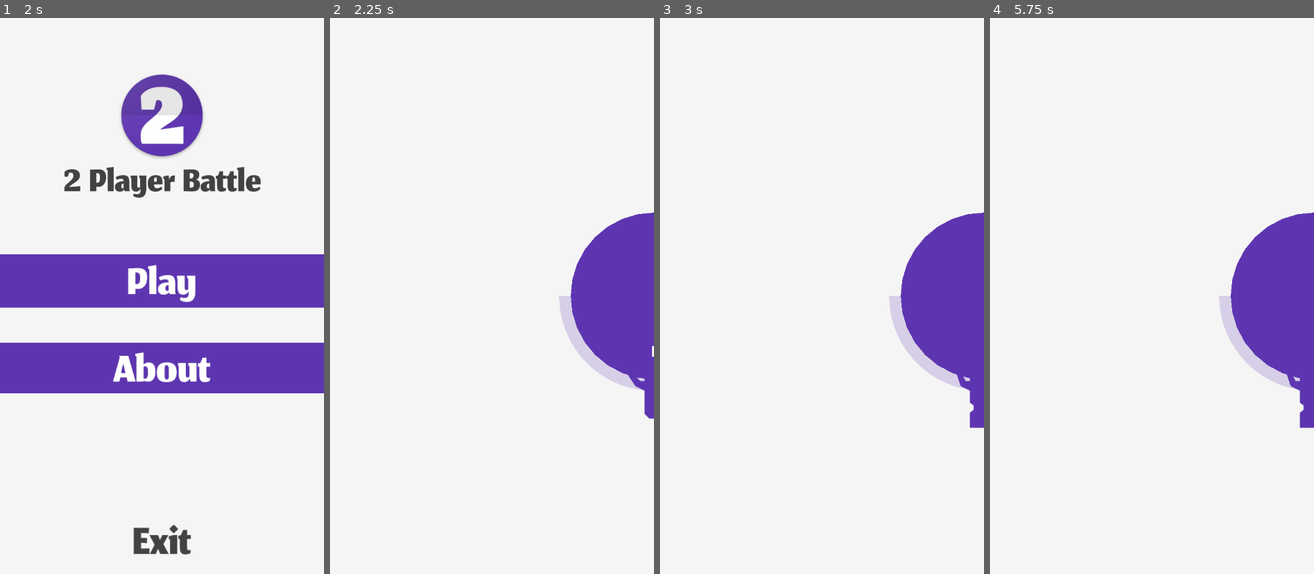
Above: before the commit, frames 1-4 (left to right).
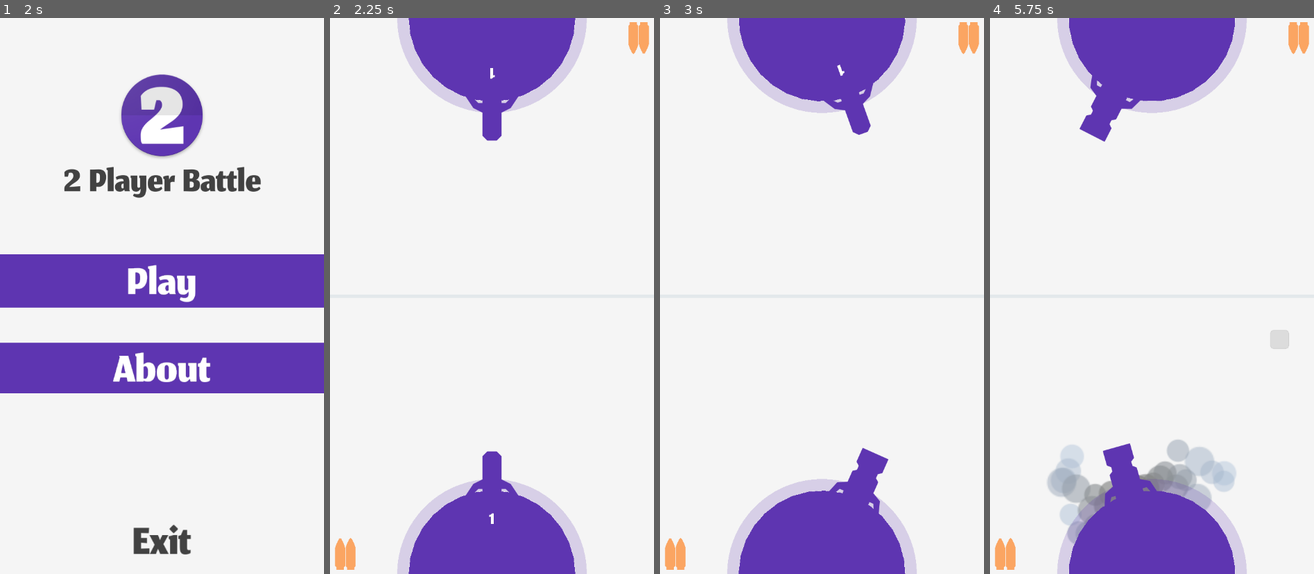
Above: after the commit, the same moments.

Repository: HassanHeydariNasab/2-player-battle
Game: Godot game, scene res://Menu.tscn
The game is run twice, just before and just after one commit, with the same random seed, the same clock (stepped at 60 frames per second) and the same inputs.
Inputs (mouse positions are in pixels of both pictures, inside the frame that each line leads up to):
- Up to frame 1 (2 s): click "About" at 0.5 s; click (288, 296) at 1.25 s
- Up to frame 2 (2.25 s): click "Play" at 2 s
- Up to frame 3 (3 s): tap Enter at 2.75 s; move the mouse to (893, 268) at 2.77 s; hold Right (A_right) from 2.78 s (still down); hold Down (A_change_weapon) from 2.78 s (still down); click (893, 268) at 2.92 s
- Up to frame 4 (5.75 s): release Right (A_right) at 3.5 s; release Down (A_change_weapon) at 3.5 s; drag from (1087, 323) to (1135, 407) at 3.52 s; move the mouse to (1184, 173) at 4.27 s; hold Right (A_right) 4.28-5 s; hold S (B_change_weapon) 4.28-5 s; drag from (1135, 407) to (1054, 212) at 5.02 s

Frame 1 is identical in both runs. In frame 2, 24% of the frame differs, in the area x 1-100%, y 0-100%; in frame 3, 24%; in frame 4, 27%.
Error before the commit: Parse Error: Mixed tabs and spaces in indentation. (res://Main.gd:117)

Commit message:
bump Godot to 3.2 and get ready for f-droid

Diff:
--- a/About.gd
+++ b/About.gd
@@ -5,8 +5,8 @@
 
 
 func _notification(what):
-    if what in [MainLoop.NOTIFICATION_WM_QUIT_REQUEST, MainLoop.NOTIFICATION_WM_GO_BACK_REQUEST]:
-        get_tree().change_scene('res://Menu.tscn')
+	if what in [MainLoop.NOTIFICATION_WM_QUIT_REQUEST, MainLoop.NOTIFICATION_WM_GO_BACK_REQUEST]:
+		get_tree().change_scene('res://Menu.tscn')
 
 func _ready():
 	get_tree().set_auto_accept_quit(false)
--- a/GameOver.gd
+++ b/GameOver.gd
@@ -10,8 +10,8 @@
 
 
 func _notification(what):
-    if what == MainLoop.NOTIFICATION_WM_QUIT_REQUEST:
-        get_tree().change_scene('res://Menu.tscn')
+	if what == MainLoop.NOTIFICATION_WM_QUIT_REQUEST:
+		get_tree().change_scene('res://Menu.tscn')
 
 
 func _on_Restart_pressed():
--- a/Main.gd
+++ b/Main.gd
@@ -114,7 +114,7 @@
 	if what == MainLoop.NOTIFICATION_WM_GO_BACK_REQUEST:
 		back_count += 1
 		if back_count > 3:
-	        get_tree().change_scene('res://Menu.tscn')
+			get_tree().change_scene('res://Menu.tscn')
 
 
 var is_touching = false
--- a/Menu.tscn
+++ b/Menu.tscn
@@ -105,7 +105,6 @@
 [node name="icon" type="Sprite" parent="Label"]
 position = Vector2( 350, -100 )
 texture = ExtResource( 3 )
-
 [connection signal="pressed" from="Play" to="." method="_on_Play_pressed"]
 [connection signal="pressed" from="About" to="." method="_on_About_pressed"]
 [connection signal="pressed" from="Exit" to="." method="_on_Exit_pressed"]
--- /dev/null
+++ b/editor_settings-3.tres
@@ -0,0 +1,120 @@
+[gd_resource type="EditorSettings" format=2]
+
+[resource]
+text_editor/highlighting/symbol_color = Color( 0.67, 0.785, 1, 1 )
+text_editor/highlighting/keyword_color = Color( 1, 0.44, 0.52, 1 )
+text_editor/highlighting/base_type_color = Color( 0.26, 1, 0.76, 1 )
+text_editor/highlighting/engine_type_color = Color( 0.556, 1, 0.856, 1 )
+text_editor/highlighting/user_type_color = Color( 0.778, 1, 0.928, 1 )
+text_editor/highlighting/comment_color = Color( 0.8, 0.8075, 0.8275, 0.5 )
+text_editor/highlighting/string_color = Color( 1, 0.925, 0.63, 1 )
+text_editor/highlighting/background_color = Color( 0.125, 0.14375, 0.19375, 1 )
+text_editor/highlighting/completion_background_color = Color( 0.2, 0.23, 0.31, 1 )
+text_editor/highlighting/completion_selected_color = Color( 1, 1, 1, 0.07 )
+text_editor/highlighting/completion_existing_color = Color( 1, 1, 1, 0.14 )
+text_editor/highlighting/completion_scroll_color = Color( 1, 1, 1, 0.07 )
+text_editor/highlighting/completion_font_color = Color( 0.8, 0.8075, 0.8275, 1 )
+text_editor/highlighting/text_color = Color( 0.8, 0.8075, 0.8275, 1 )
+text_editor/highlighting/line_number_color = Color( 0.8, 0.8075, 0.8275, 0.5 )
+text_editor/highlighting/safe_line_number_color = Color( 0.8, 0.969, 0.8275, 0.75 )
+text_editor/highlighting/caret_color = Color( 1, 1, 1, 1 )
+text_editor/highlighting/text_selected_color = Color( 0.1, 0.115, 0.155, 1 )
+text_editor/highlighting/brace_mismatch_color = Color( 1, 0.47, 0.42, 1 )
+text_editor/highlighting/current_line_color = Color( 1, 1, 1, 0.07 )
+text_editor/highlighting/line_length_guideline_color = Color( 0.2, 0.23, 0.31, 1 )
+text_editor/highlighting/word_highlighted_color = Color( 1, 1, 1, 0.07 )
+text_editor/highlighting/number_color = Color( 0.63, 1, 0.88, 1 )
+text_editor/highlighting/function_color = Color( 0.34, 0.7, 1, 1 )
+text_editor/highlighting/member_variable_color = Color( 0.736, 0.88, 1, 1 )
+text_editor/highlighting/mark_color = Color( 1, 0.47, 0.42, 0.3 )
+text_editor/highlighting/breakpoint_color = Color( 1, 0.47, 0.42, 1 )
+text_editor/highlighting/code_folding_color = Color( 1, 1, 1, 0.7 )
+text_editor/highlighting/search_result_color = Color( 1, 1, 1, 0.07 )
+export/android/adb = "/usr/bin/adb"
+export/android/jarsigner = "/usr/bin/jarsigner"
+export/android/debug_keystore = "DEBUG_KEYSTORE"
+export/android/debug_keystore_user = "androiddebugkey"
+export/android/debug_keystore_pass = "android"
+export/android/force_system_user = false
+export/android/custom_build_sdk_path = ""
+export/android/timestamping_authority_url = ""
+export/android/shutdown_adb_on_exit = true
+export/web/http_host = "localhost"
+export/web/http_port = 8060
+export/windows/rcedit = ""
+export/windows/osslsigncode = ""
+export/windows/wine = ""
+interface/scene_tabs/always_show_close_button = false
+interface/editor/show_update_spinner = false
+interface/editor/update_continuously = false
+interface/scene_tabs/restore_scenes_on_load = false
+interface/inspector/capitalize_properties = true
+interface/inspector/default_float_step = 0.001
+interface/inspector/disable_folding = false
+interface/inspector/auto_unfold_foreign_scenes = true
+interface/inspector/horizontal_vector2_editing = false
+interface/inspector/horizontal_vector_types_editing = true
+interface/inspector/open_resources_in_current_inspector = true
+interface/inspector/resources_to_open_in_new_inspector = "SpatialMaterial,Script,MeshLibrary,TileSet"
+interface/inspector/default_color_picker_mode = 0
+_default_feature_profile = ""
+interface/editors/show_scene_tree_root_selection = true
+interface/editors/derive_script_globals_by_name = true
+_use_favorites_root_selection = false
+filesystem/file_server/port = 6010
+filesystem/file_server/password = ""
+editors/3d/manipulator_gizmo_size = 80
+editors/3d/manipulator_gizmo_opacity = 0.4
+debugger/auto_switch_to_remote_scene_tree = false
+debugger/remote_scene_tree_refresh_interval = 1.0
+debugger/remote_inspect_refresh_interval = 0.2
+debugger/profiler_frame_history_size = 600
+debugger/profiler_frame_max_functions = 64
+text_editor/files/auto_reload_scripts_on_external_change = true
+text_editor/files/auto_reload_and_parse_scripts_on_save = true
+text_editor/files/open_dominant_script_on_scene_change = true
+text_editor/external/use_external_editor = false
+text_editor/external/exec_path = ""
+text_editor/script_list/script_temperature_enabled = true
+text_editor/script_list/highlight_current_script = true
+text_editor/script_list/script_temperature_history_size = 15
+text_editor/script_list/current_script_background_color = Color( 1, 1, 1, 0.3 )
+text_editor/script_list/group_help_pages = true
+text_editor/script_list/sort_scripts_by = 0
+text_editor/script_list/list_script_names_as = 0
+text_editor/external/exec_flags = "{file}"
+asset_library/use_threads = true
+editors/grid_map/preview_size = 64
+editors/tile_map/preview_size = 64
+editors/tile_map/palette_item_hseparation = 8
+editors/tile_map/show_tile_names = true
+editors/tile_map/show_tile_ids = false
+editors/tile_map/sort_tiles_by_name = true
+editors/tile_map/bucket_fill_preview = true
+editors/tile_map/editor_side = 1
+editors/tile_map/palette_min_width = 80
+editors/3d_gizmos/gizmo_colors/path = Color( 0.5, 0.5, 1, 0.8 )
+editors/3d_gizmos/gizmo_colors/instanced = Color( 0.7, 0.7, 0.7, 0.6 )
+editors/3d_gizmos/gizmo_colors/csg = Color( 0, 0.4, 1, 0.15 )
+editors/grid_map/editor_side = 1
+editors/grid_map/palette_min_width = 230
+network/language_server/remote_port = 6008
+network/language_server/enable_smart_resolve = true
+network/language_server/show_native_symbols_in_editor = false
+network/language_server/use_thread = false
+editors/3d_gizmos/gizmo_colors/camera = Color( 0.8, 0.4, 0.8, 1 )
+editors/3d_gizmos/gizmo_colors/stream_player_3d = Color( 0.4, 0.8, 1, 1 )
+editors/3d_gizmos/gizmo_colors/shape = Color( 0.5, 0.7, 1, 1 )
+editors/3d_gizmos/gizmo_colors/skeleton = Color( 1, 0.8, 0.4, 1 )
+editors/3d_gizmos/gizmo_colors/visibility_notifier = Color( 0.8, 0.5, 0.7, 1 )
+editors/3d_gizmos/gizmo_colors/particles = Color( 0.8, 0.7, 0.4, 1 )
+editors/3d_gizmos/gizmo_colors/reflection_probe = Color( 0.6, 1, 0.5, 1 )
+editors/3d_gizmos/gizmo_colors/gi_probe = Color( 0.5, 1, 0.6, 1 )
+editors/3d_gizmos/gizmo_colors/baked_indirect_light = Color( 0.5, 0.6, 1, 1 )
+editors/3d_gizmos/gizmo_colors/navigation_edge = Color( 0.5, 1, 1, 1 )
+editors/3d_gizmos/gizmo_colors/navigation_edge_disabled = Color( 0.7, 0.7, 0.7, 1 )
+editors/3d_gizmos/gizmo_colors/navigation_solid = Color( 0.5, 1, 1, 0.4 )
+editors/3d_gizmos/gizmo_colors/navigation_solid_disabled = Color( 0.7, 0.7, 0.7, 0.4 )
+editors/3d_gizmos/gizmo_colors/joint = Color( 0.5, 0.8, 1, 1 )
+editors/3d_gizmos/gizmo_colors/joint_body_a = Color( 0.6, 0.8, 1, 1 )
+editors/3d_gizmos/gizmo_colors/joint_body_b = Color( 0.6, 0.9, 1, 1 )
Not shown, changed: export_presets.cfg
Binary file added: icon.ico
Binary file added: icon_512.png
Not shown, added: icon_512.png.import
